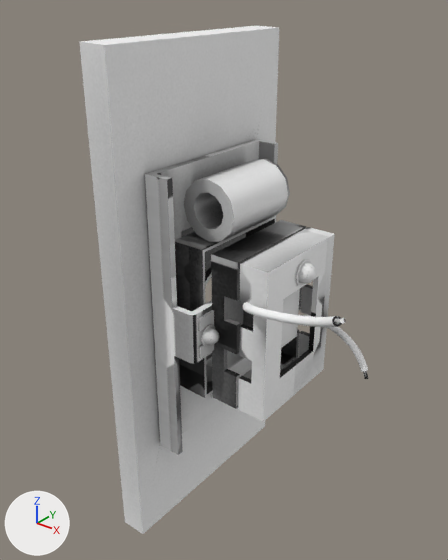
The FBX model Assets/Meshes/inventory/elevator_button_panel_highpoly.fbx as it was, and as the next commit left it.
One viewpoint serves both versions: a 50 mm camera at (5.67, -4.81, 4.45) aimed at (0.52, 1.63, 0.46). Arrows for +X, +Y and +Z are at lower left; the lights stay in place. Where no turn or scale is listed for an object, it has been applied to the vertices.

In view in the first picture: 'panel'.
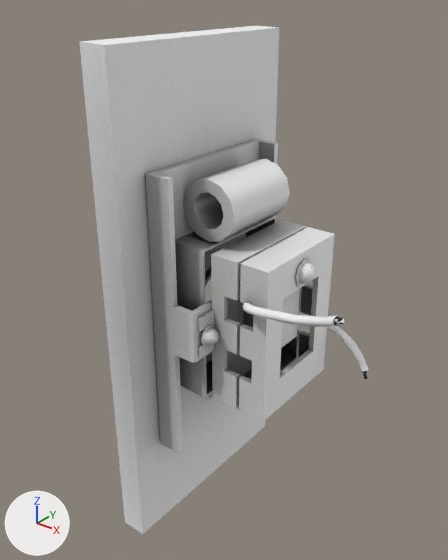
The newer file is also turned or shifted as a whole; pictures and numbers use the older file's frame.

Boxes [x1, y1, x2, y2] around the edits, measured in the pictures (448 x 560 px):
```json
{"object": "panel", "change": "reshaped", "before": [79, 26, 368, 534], "after": [79, 26, 369, 534]}
{"part": 1, "of": "me_sphere_002", "change": "cut back", "before": [145, 139, 368, 455], "after": [146, 139, 369, 454]}
{"part": 2, "of": "me_sphere_002", "change": "surface changed", "before": [175, 220, 334, 422], "after": [175, 220, 334, 422]}
```

Edits to the scene script, one JSON object a line:
```json
{"block": "me_sphere_002", "where": "# used by ob_panel; location = (-0.08, 1.94, 0.01)"}
{"op": "remove", "block": "me_sphere_002", "code": "me_sphere_002.from_pydata(...)  # 5998 vertices, 6130 faces; spans x -0.42..3.2, y -1.76..1.78, z -3.89..3.77"}
{"op": "add", "block": "me_sphere_002", "code": "me_sphere_002.from_pydata(...)  # 1297 vertices, 1518 faces; spans x -0.42..3.2, y -1.76..1.78, z -3.89..3.77"}
{"block": "me_sphere_002", "change": "me_sphere_002 part 1: 15 vertices moved within x 0.05..3.17, y -1.57..0.89, z -1.13..2.16; 4918 vertices removed from x 0.05..3.2, y -1.57..1.23, z -2.29..2.16; 217 vertices added at x 0.05..3.12, y -1.5..1.22, z -2.27..2.16"}
{"block": "me_sphere_002", "change": "me_sphere_002 part 2: 124 kept faces spanning x 0.04..1.76, y -0.91..0.86, z -1.29..1.15 get new texture (UV) coordinates"}
```
